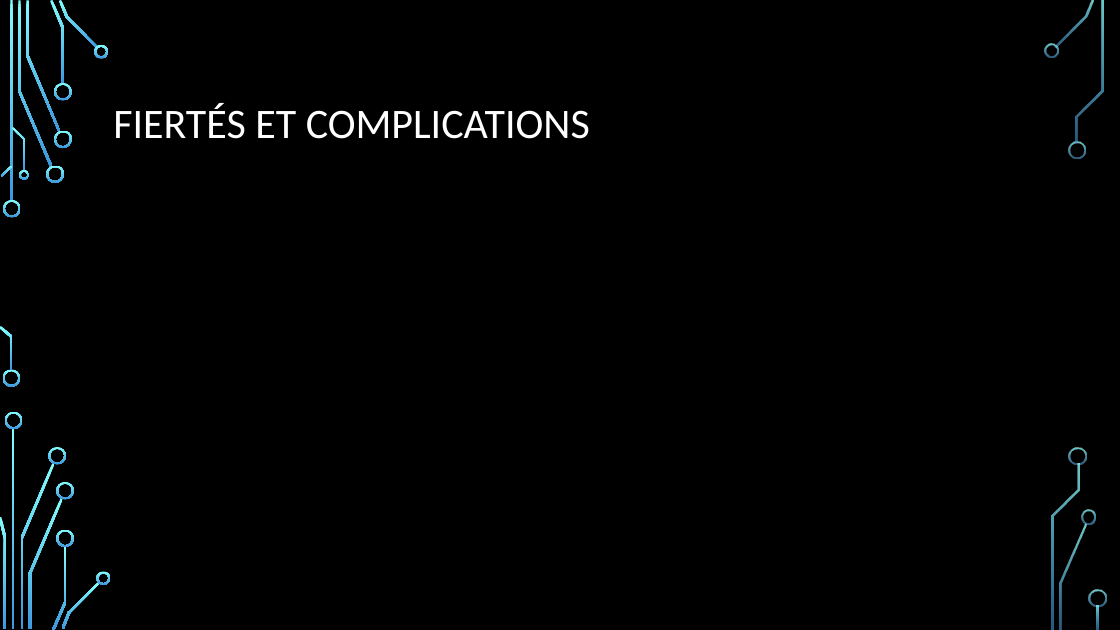
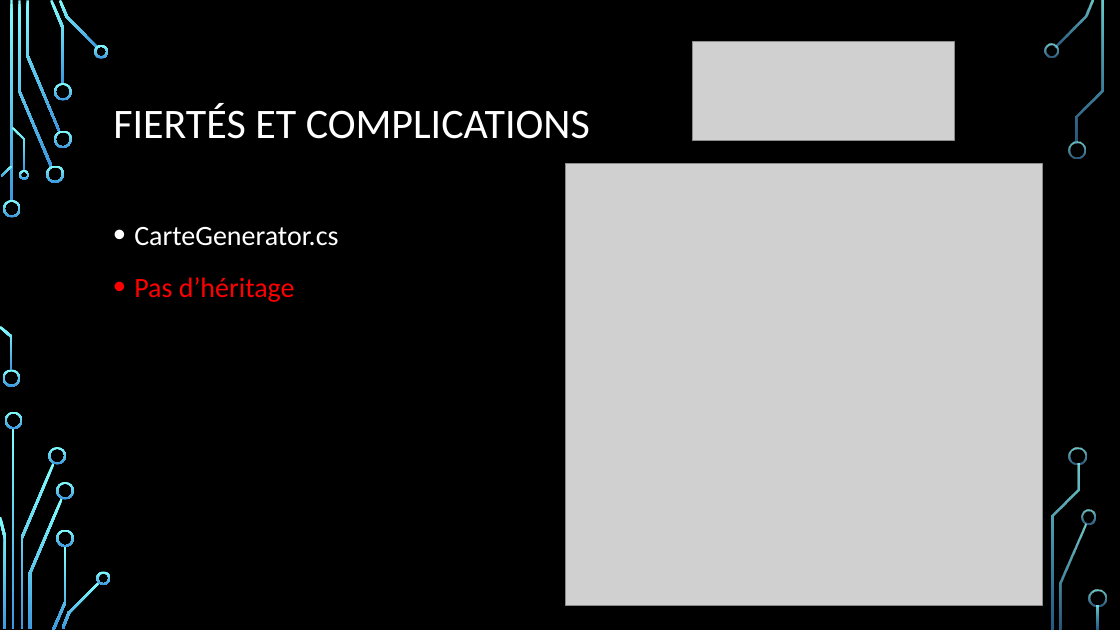
Before and after one commit to FerreiraDantas-AlipioPenedo/ProjetC--FerreiraDantas-AlipioPenedo, a slide deck: slide 5 of Presentation Pyramid.pptx. Drawn at 1120x630 pixels with LibreOffice and Linux fonts; fonts in the diff are those of the drawing; grey boxes stand for pictures; background and template pictures are left out. Boxes give left, top, right and bottom in pixels: in the first picture for what was removed or moved away, otherwise in the second. Text is boxed around its words. In the diff, an @@ line names an element or a change of style, - is before the commit and + after.

Commit message:
Màj Présentation

```diff
--- a/Presentation Pyramid.pptx
+++ b/Presentation Pyramid.pptx
@@ picture added at (x1=693, y1=41, x2=954, y2=141) @@
@@ picture added at (x1=565, y1=164, x2=1043, y2=605) @@
@@ text added at (x1=134, y1=227, x2=338, y2=302), 24 pt, text #FFFFFF @@
+• CarteGenerator.cs
+• Pas d’héritage
```
Also in this commit, not shown: 1 other slide changed, 1 slide added.
